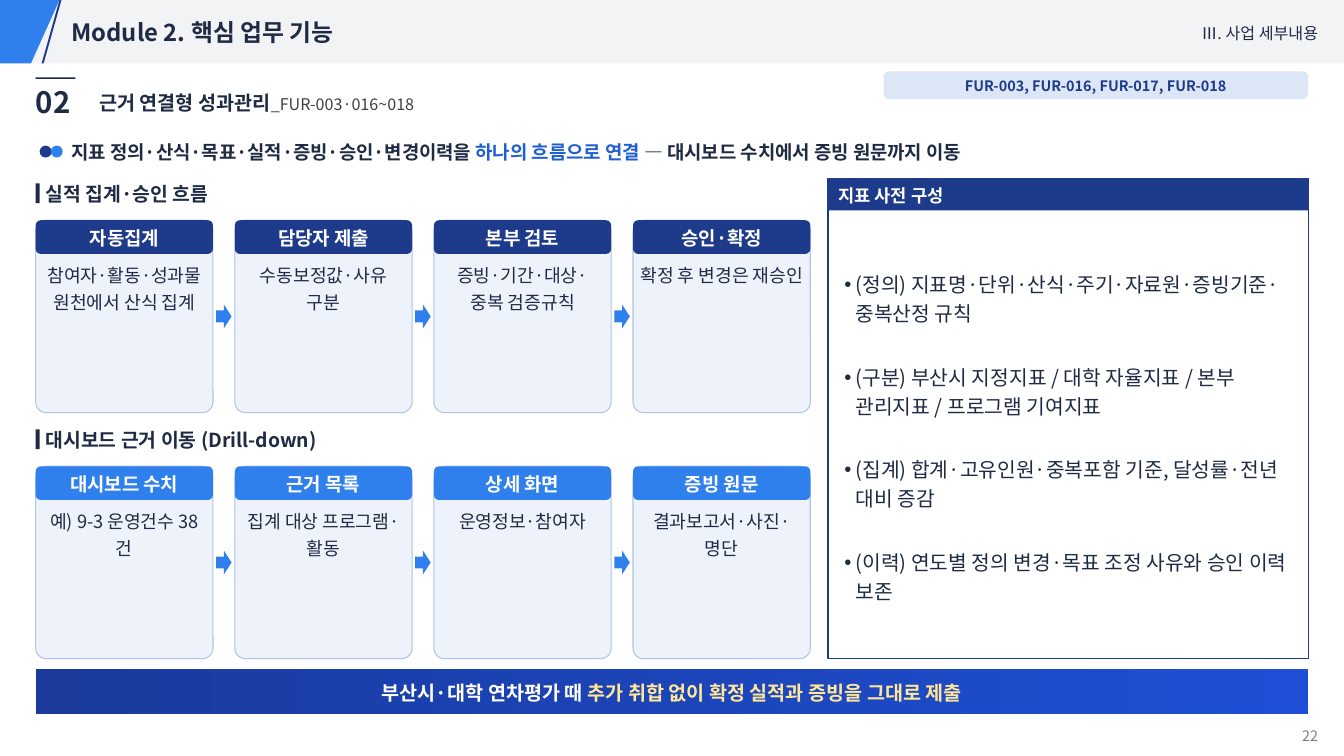
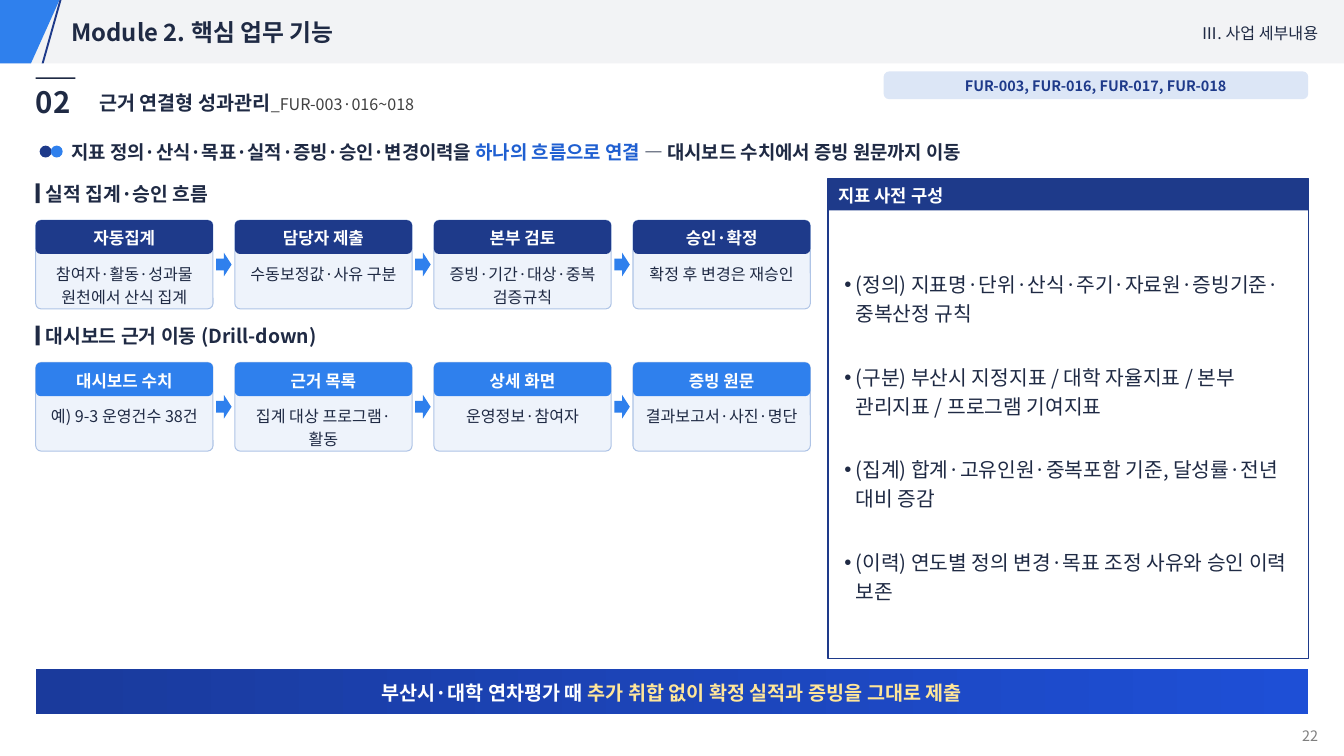
Before and after one commit to hwangsteeve-tech/hbjw, a slide deck: slide 22 of proposals/2026-10_pnu-ai-platform/발표자료.pptx. Drawn at 1344x756 pixels with LibreOffice and Linux fonts; fonts in the diff are those of the drawing. Boxes give left, top, right and bottom in pixels: in the first picture for what was removed or moved away, otherwise in the second. Text is boxed around its words. In the diff, an @@ line names an element or a change of style, - is before the commit and + after.

```diff
--- a/proposals/2026-10_pnu-ai-platform/발표자료.pptx
+++ b/proposals/2026-10_pnu-ai-platform/발표자료.pptx
@@ rounded rectangle: place and size @@
-rounded rectangle at <box>35,221,213,413</box>
+rounded rectangle at <box>35,221,213,310</box>
@@ rounded rectangle: place and size @@
-rounded rectangle at <box>235,221,412,413</box>
+rounded rectangle at <box>235,221,412,310</box>
@@ rounded rectangle: place and size @@
-rounded rectangle at <box>434,221,611,413</box>
+rounded rectangle at <box>434,221,611,310</box>
@@ rounded rectangle: place and size @@
-rounded rectangle at <box>633,221,811,413</box>
+rounded rectangle at <box>633,221,811,310</box>
@@ 3 right arrows: place and size @@
-3 right arrows at <box>216,304,630,329</box>
+3 right arrows at <box>216,253,630,277</box>
@@ 4 rounded rectangles, 1 text, 1 rectangle: place and size @@
-4 rounded rectangles, 1 text, 1 rectangle at <box>35,430,811,500</box>
+4 rounded rectangles, 1 text, 1 rectangle at <box>35,326,811,396</box>
@@ rounded rectangle: place and size @@
-rounded rectangle at <box>35,467,213,659</box>
+rounded rectangle at <box>35,363,213,452</box>
@@ rounded rectangle: place and size @@
-rounded rectangle at <box>235,467,412,659</box>
+rounded rectangle at <box>235,363,412,452</box>
@@ rounded rectangle: place and size @@
-rounded rectangle at <box>434,467,611,659</box>
+rounded rectangle at <box>434,363,611,452</box>
@@ size 13.5 to 12.1 pt in 8 elements at <box>35,221,213,254</box>, <box>235,221,412,254</box>, <box>434,221,611,254</box>, <box>633,221,811,254</box>, <box>35,363,213,396</box>, <box>235,363,412,396</box>, <box>434,363,611,396</box>, <box>633,363,811,396</box> @@
@@ rounded rectangle: place and size @@
-rounded rectangle at <box>633,467,811,659</box>
+rounded rectangle at <box>633,363,811,452</box>
@@ text "예) 9-3 운영건수 38건": place and size @@
-text "예) 9-3 운영건수 38건" at <box>50,513,175,532</box>
+text "예) 9-3 운영건수 38건" at <box>51,408,198,425</box>
@@ text "집계 대상 프로그램·활동": place and size @@
-text "집계 대상 프로그램·활동" at <box>248,513,399,557</box>
+text "집계 대상 프로그램·활동" at <box>256,408,391,447</box>
@@ text "운영정보·참여자": place and size @@
-text "운영정보·참여자" at <box>459,513,586,530</box>
+text "운영정보·참여자" at <box>466,408,579,424</box>
@@ 3 right arrows: place and size @@
-3 right arrows at <box>216,551,630,575</box>
+3 right arrows at <box>216,395,630,419</box>
@@ size 13 to 11.5 pt in 8 elements at <box>56,266,193,305</box>, <box>250,266,397,282</box>, <box>450,266,596,305</box>, <box>649,266,794,282</box>, <box>51,408,198,425</box>, <box>256,408,391,447</box>, <box>466,408,579,424</box>, <box>646,408,798,424</box> @@
@@ text "결과보고서·사진·명단": place and size @@
-text "결과보고서·사진·명단" at <box>653,513,790,557</box>
+text "결과보고서·사진·명단" at <box>646,408,798,424</box>
```
Also in this commit, not shown: 9 other slides changed, 5 other files.
